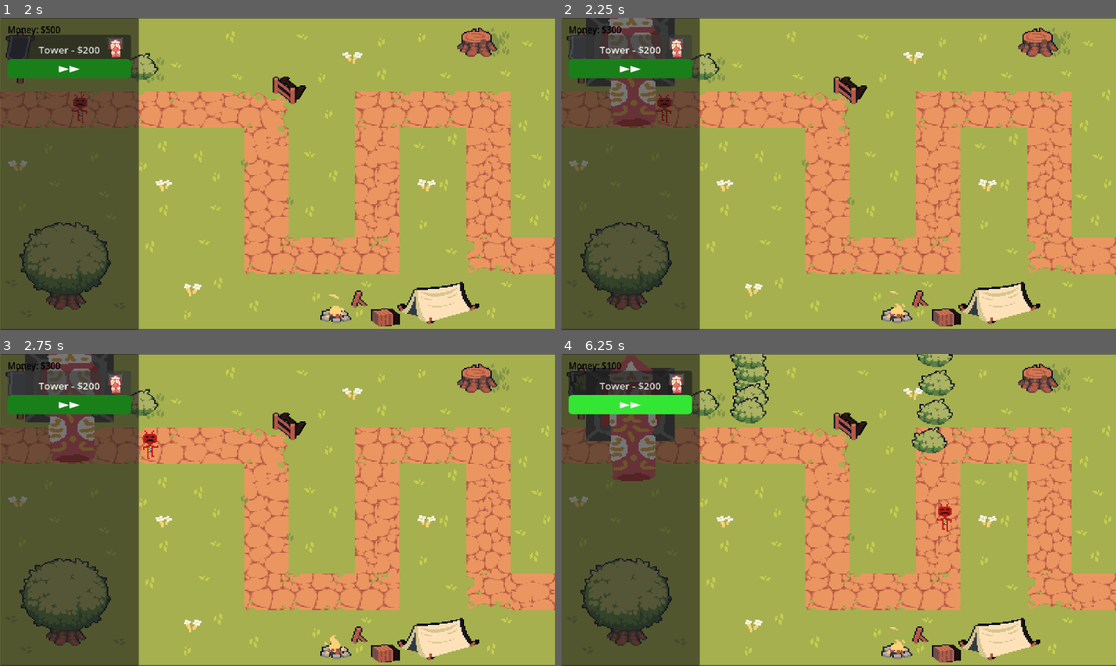
Above: before the commit, frames 1-4 (two rows, left to right).
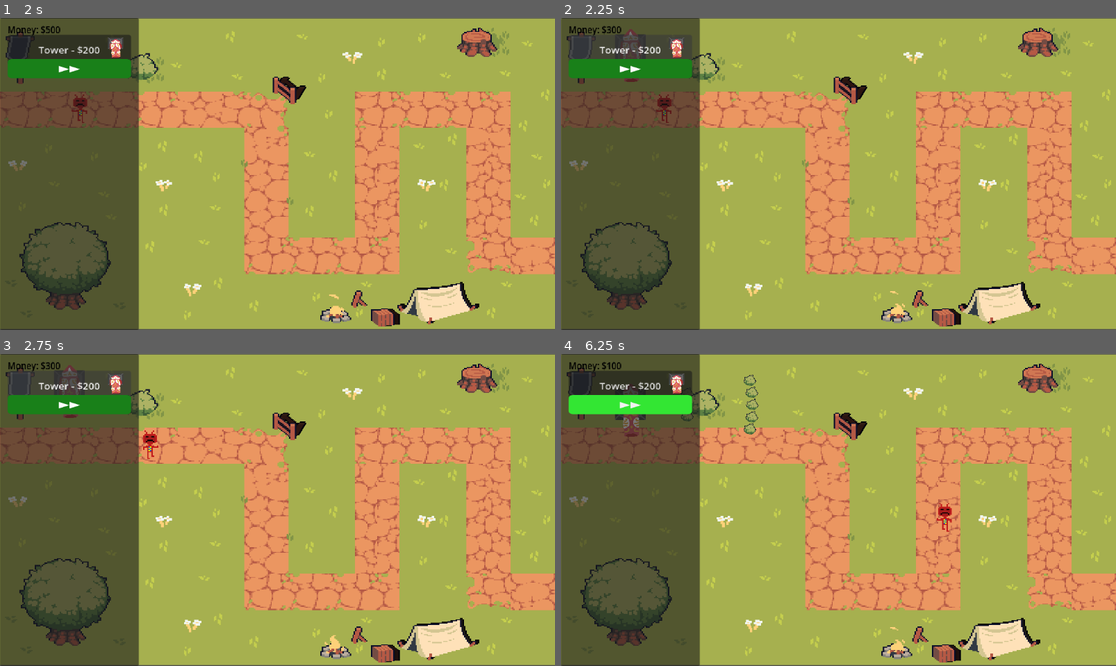
Above: after the commit, the same moments.

Repository: Matthewfrogman/Battle_towers
Game: Godot game, scene res://scenes/main_menu.tscn
The game is run twice, just before and just after one commit, with the same random seed, the same clock (stepped at 60 frames per second) and the same inputs.
Inputs:
- Up to frame 1 (2 s): click "PLAY" at 0.5 s; click "PLAY" at 1.25 s
- Up to frame 2 (2.25 s): click "Tower - $200" at 2 s
- Up to frame 3 (2.75 s): no input
- Up to frame 4 (6.25 s): click "▶▶" at 2.75 s; click "Tower - $200" at 3.5 s; click "▶▶" at 4.25 s; click "Tower - $200" at 5 s; click "▶▶" at 5.75 s

Frame 1 is identical in both runs. In frame 2, 2.1% of the frame differs, in the area x 4-21%, y 0-35%; in frame 3, 2.1%; in frame 4, 4.2%, in the area x 1-71%, y 0-41%.

Commit message:
Changed parent of spawned towers
I think this line might make the size of the towers the same

Diff:
--- a/scenes/shop.gd
+++ b/scenes/shop.gd
@@ -66,7 +66,8 @@
 		money -= 200
 		update_money_label()
 		var tower = tower_scene.instantiate()
-		get_tree().current_scene.add_child(tower)
+		#get_tree().current_scene.add_child(tower)
+		get_tree().root.add_child(tower)
 		tower.global_position = tower.get_global_mouse_position()
 
 func update_money_label():
